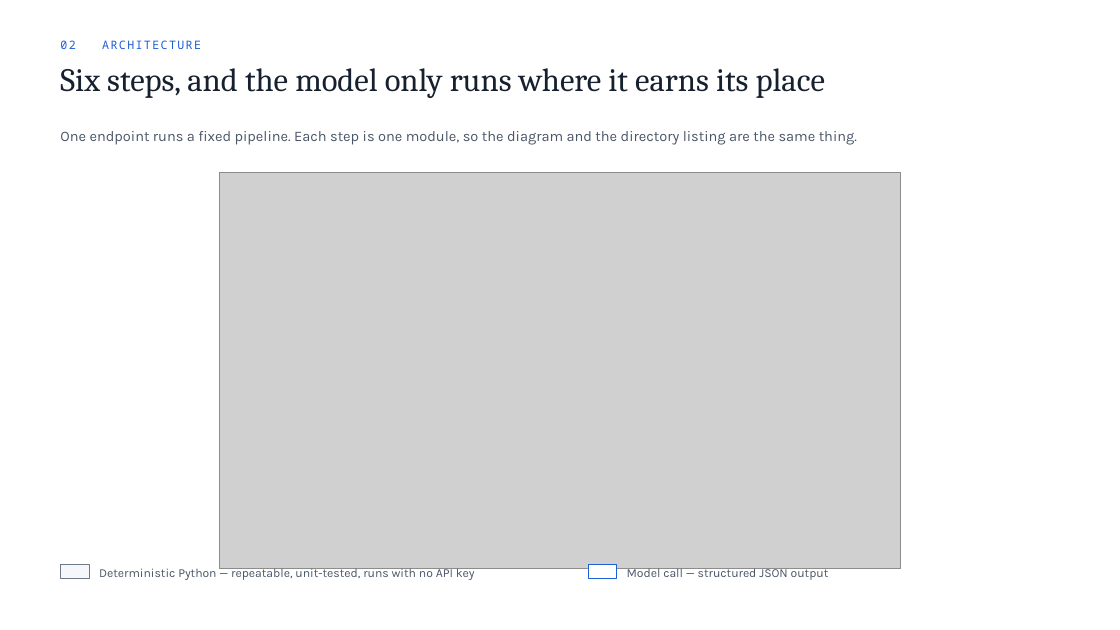
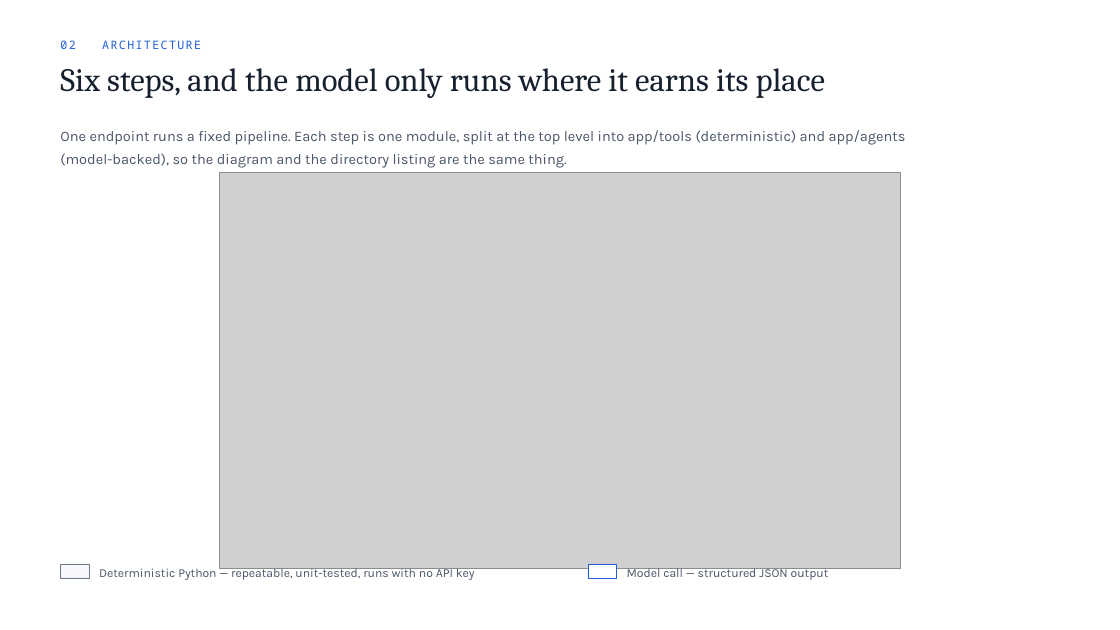
Before and after one commit to Rn-sripathi/Zycus, a slide deck: slide 2 of docs/Zycus_Redlining_Agent_Deck.pptx. Drawn at 1120x630 pixels with LibreOffice and Linux fonts; fonts in the diff are those of the drawing; grey boxes stand for pictures. Boxes give left, top, right and bottom in pixels: in the first picture for what was removed or moved away, otherwise in the second. Text is boxed around its words. In the diff, an @@ line names an element or a change of style, - is before the commit and + after.

```diff
--- a/docs/Zycus_Redlining_Agent_Deck.pptx
+++ b/docs/Zycus_Redlining_Agent_Deck.pptx
@@ text at <box>60,130,906,168</box>: text changed @@
-One endpoint runs a fixed pipeline. Each step is one module, so the diagram and the directory listing are the same thing.
+One endpoint runs a fixed pipeline. Each step is one module, split at the top level into app/tools (deterministic) and app/agents (model-backed), so the diagram and the directory listing are the same thing.
```
Also in this commit, not shown: 20 other files.
